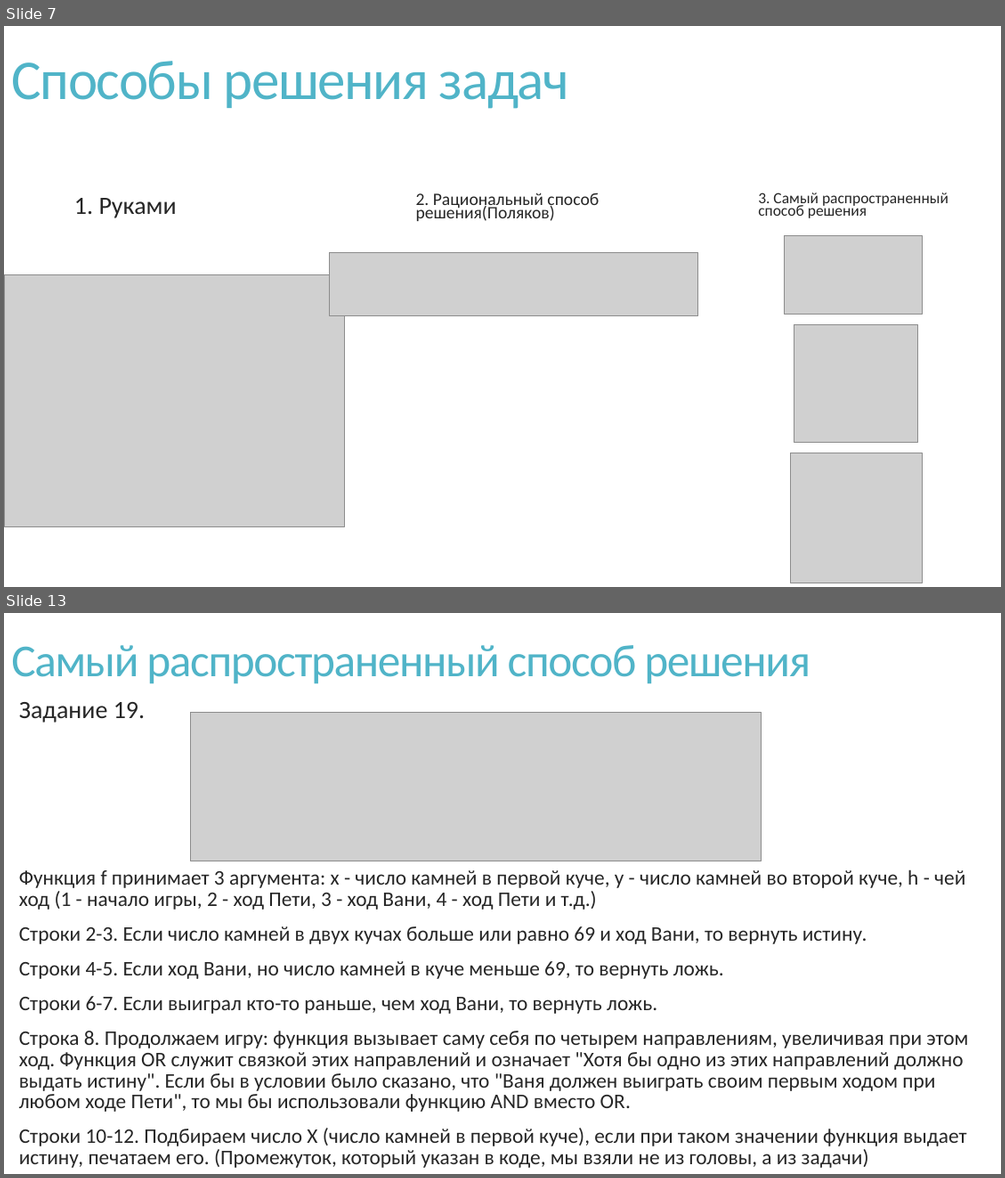
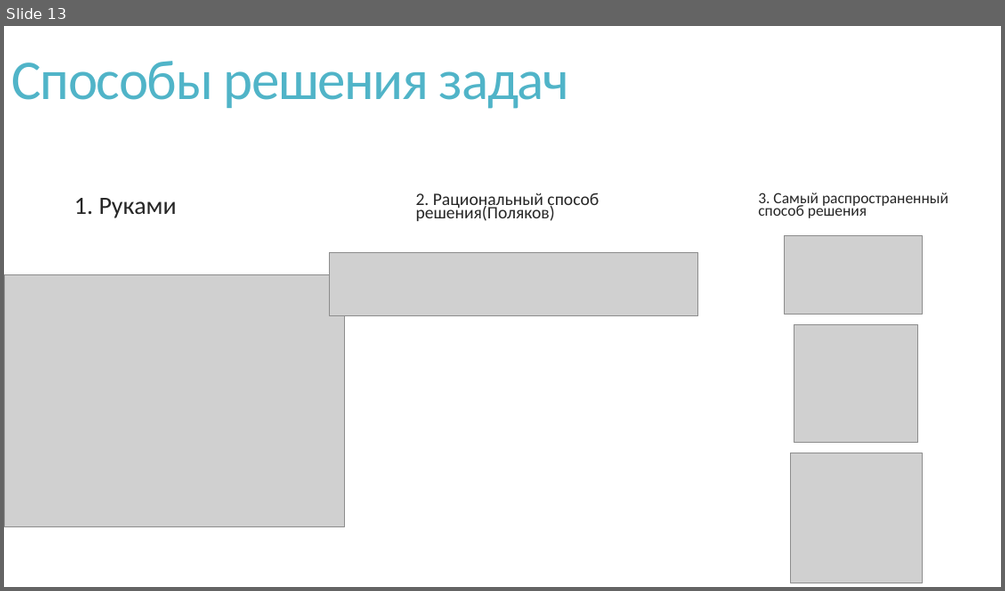
Before and after one commit to VladPetrov3/School_Project_EGE, a slide deck: Организация проекта/Теория игр.pptx. Shown one above the other, each under a label of ours: slides 7 and 13 before the commit, slide 13 after it; the slides between them are not shown. The pictures are 1005x1178 and 1005x591 pixels, drawn with LibreOffice and Linux fonts; fonts in the diff are those of the drawing; grey boxes stand for pictures. Boxes give left, top, right and bottom in pixels: in the first picture for what was removed or moved away, otherwise in the second. Text is boxed around its words. In the diff, an @@ line names an element or a change of style, - is before the commit and + after.

```diff
--- a/Организация проекта/Теория игр.pptx
+++ b/Организация проекта/Теория игр.pptx
@@ slide 13 removed at [4,613,1001,1174], background #FFFFFF @@
@@ title removed at [11,645,810,684] @@
-Самый распространенный способ решения
@@ text removed at [19,702,145,722] @@
-  Задание 19.
@@ picture removed at [190,713,760,861] @@
@@ text removed at [19,869,968,1167] @@
-  Функция f принимает 3 аргумента: x - число камней в первой куче, y - число камней во второй куче, h - чей ход (1 - начало игры, 2 - ход Пети, 3 - ход Вани, 4 - ход Пети и т.д.)
-  Строки 2-3. Если число камней в двух кучах больше или равно 69 и ход Вани, то вернуть истину.
-  Строки 4-5. Если ход Вани, но число камней в куче меньше 69, то вернуть ложь.
-  Строки 6-7. Если выиграл кто-то раньше, чем ход Вани, то вернуть ложь.
-  Строка 8. Продолжаем игру: функция вызывает саму себя по четырем направлениям, увеличивая при этом ход. Функция OR служит связкой этих направлений и означает "Хотя бы одно из этих направлений должно выдать истину". Если бы в условии было сказано, что "Ваня должен выиграть своим первым ходом при любом ходе Пети", то мы бы использовали функцию AND вместо OR.
-  Строки 10-12. Подбираем число X (число камней в первой куче), если при таком значении функция выдает истину, печатаем его. (Промежуток, который указан в коде, мы взяли не из головы, а из задачи)
@@ what was slide 7 is now slide 13 @@
```
Also in this commit, not shown: 7 slides changed, 4 slides added, 4 other slides removed, 3 other files.
